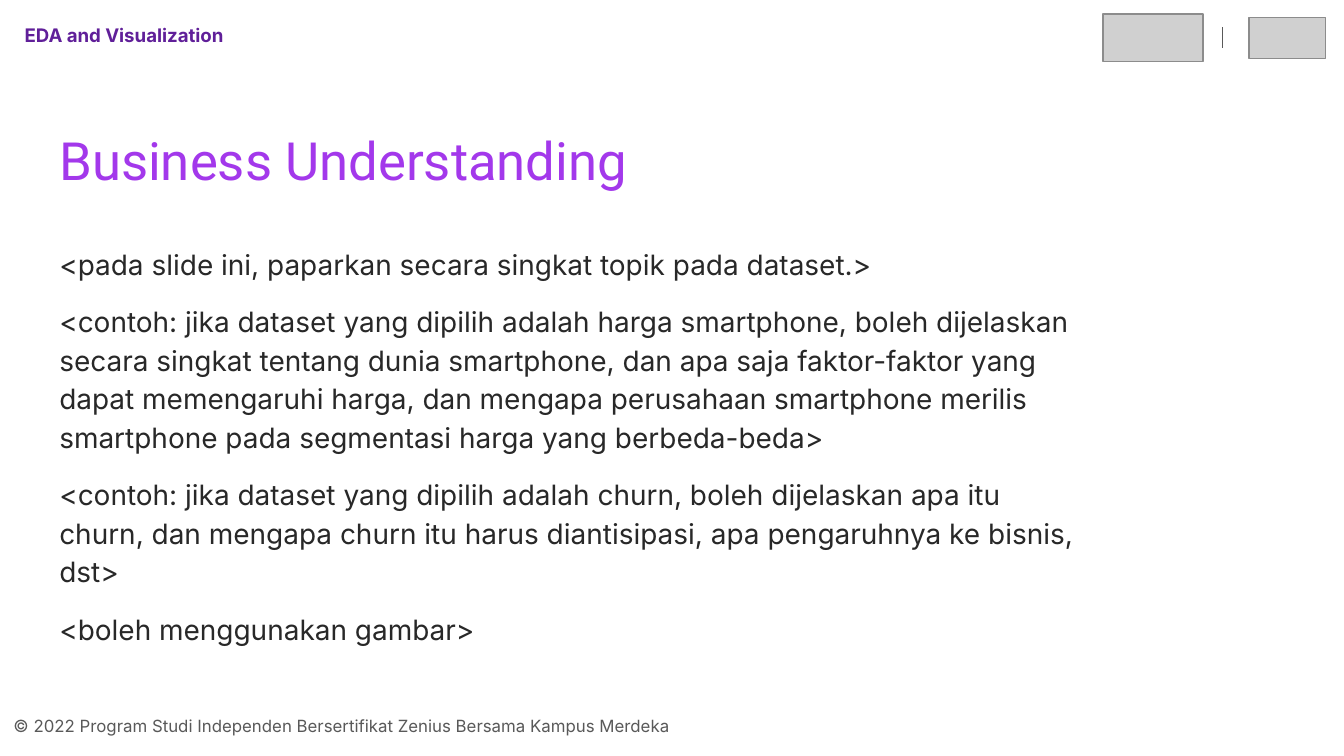
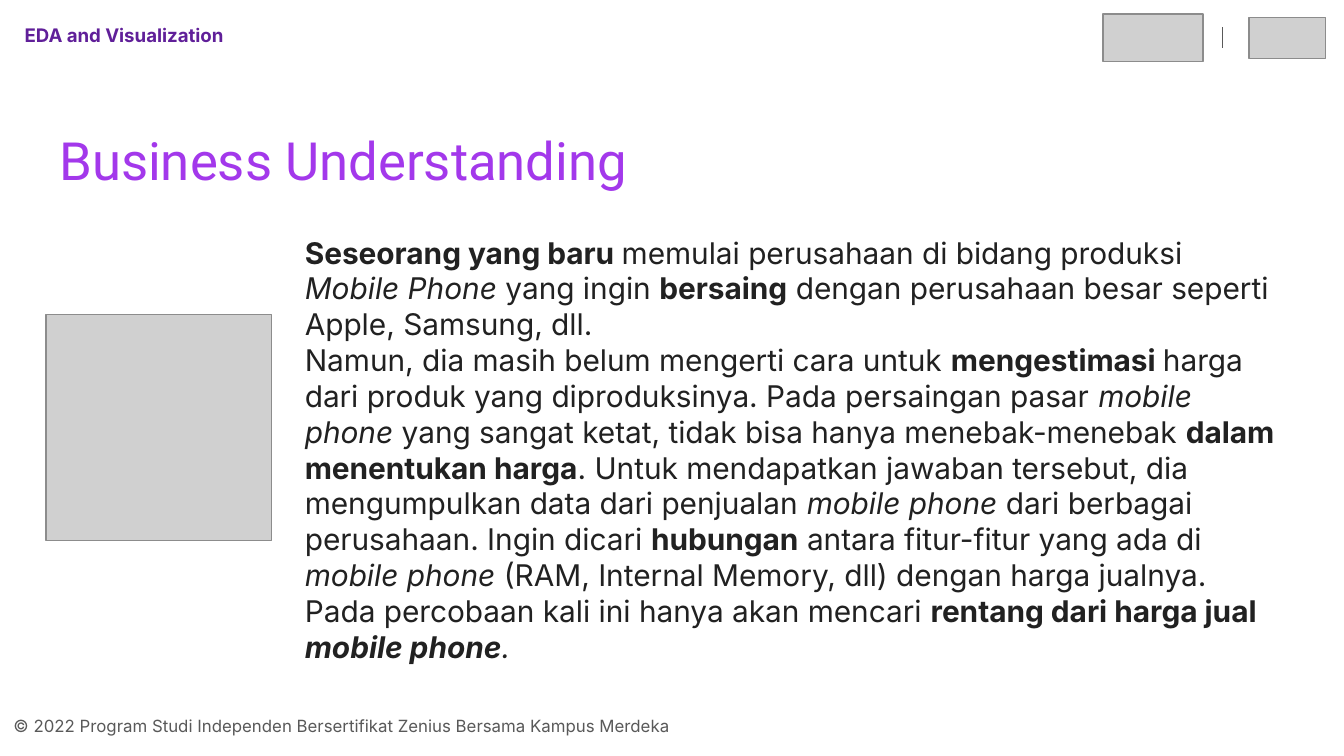
Before and after one commit to Liore-S/mobile-price-classification, a slide deck: slide 7 of Template Final Project.pptx. Drawn at 1344x756 pixels with LibreOffice and Linux fonts; fonts in the diff are those of the drawing; grey boxes stand for pictures. Boxes give left, top, right and bottom in pixels: in the first picture for what was removed or moved away, otherwise in the second. Text is boxed around its words. In the diff, an @@ line names an element or a change of style, - is before the commit and + after.

```diff
--- a/Template Final Project.pptx
+++ b/Template Final Project.pptx
@@ text removed at bbox=[59, 254, 1073, 646] @@
-<pada slide ini, paparkan secara singkat topik pada dataset.>
-<contoh: jika dataset yang dipilih adalah harga smartphone, boleh dijelaskan secara singkat tentang dunia smartphone, dan apa saja faktor-faktor yang dapat memengaruhi harga, dan mengapa perusahaan smartphone merilis smartphone pada segmentasi harga yang berbeda-beda>
-<contoh: jika dataset yang dipilih adalah churn, boleh dijelaskan apa itu churn, dan mengapa churn itu harus diantisipasi, apa pengaruhnya ke bisnis, dst>
-<boleh menggunakan gambar>
@@ text added at bbox=[305, 241, 1275, 664], 16 pt, text #212121 @@
+Seseorang yang baru memulai perusahaan di bidang produksi Mobile Phone yang ingin bersaing dengan perusahaan besar seperti Apple, Samsung, dll.
+Namun, dia masih belum mengerti cara untuk mengestimasi harga dari produk yang diproduksinya. Pada persaingan pasar mobile phone yang sangat ketat, tidak bisa hanya menebak-menebak dalam menentukan harga. Untuk mendapatkan jawaban tersebut, dia mengumpulkan data dari penjualan mobile phone dari berbagai perusahaan. Ingin dicari hubungan antara fitur-fitur yang ada di mobile phone (RAM, Internal Memory, dll) dengan harga jualnya. Pada percobaan kali ini hanya akan mencari rentang dari harga jual mobile phone.
@@ picture added at bbox=[46, 314, 271, 540] @@
```
Also in this commit, not shown: 6 other slides changed, 3 slides added, 1 slide removed.
